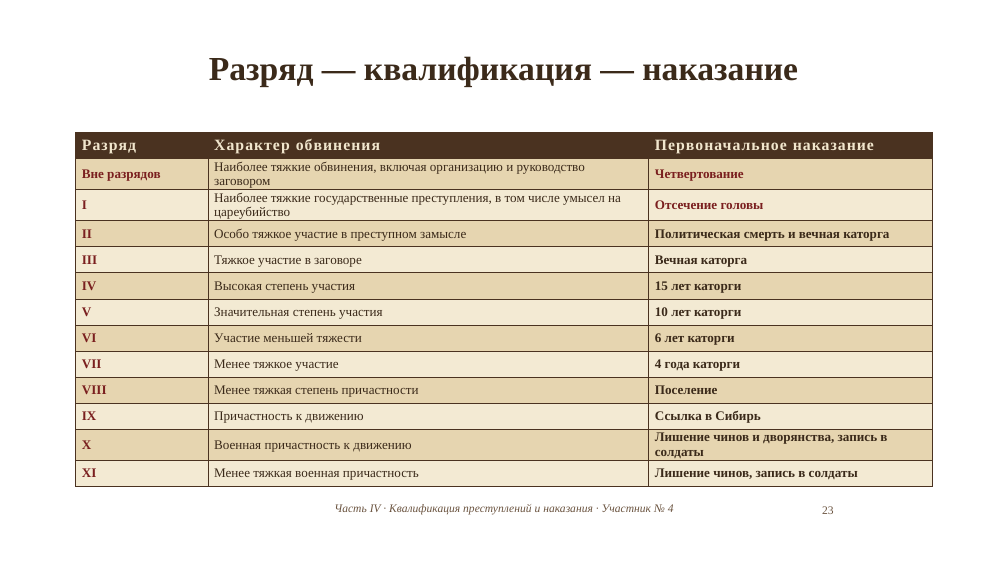
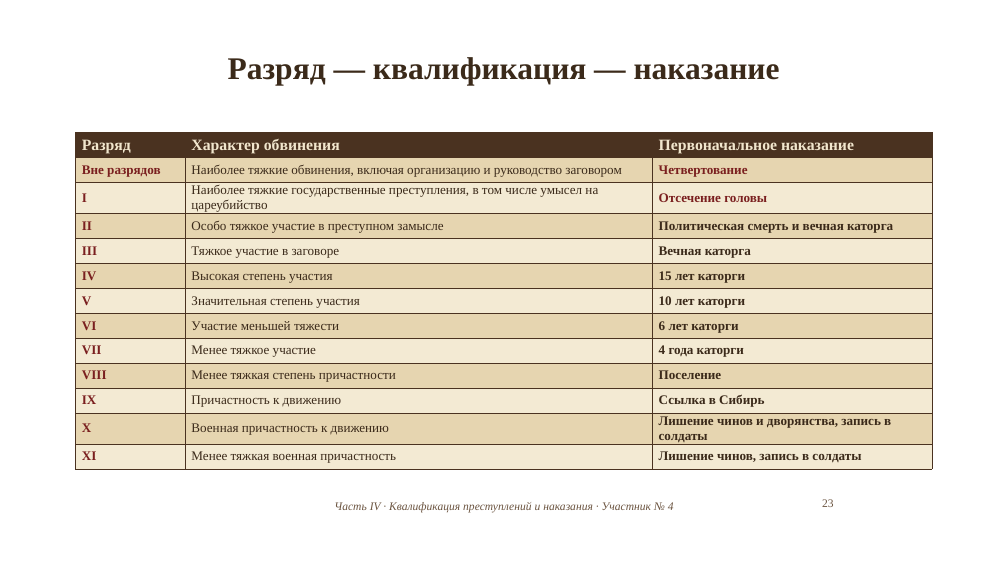
Before and after one commit to matvejkozubenko24-jpg/Project, a slide deck: slide 23 of 6_Презентация_XVIII_век.pptx. Drawn at 1008x567 pixels with LibreOffice and Linux fonts; fonts in the diff are those of the drawing; background and template pictures are left out. Boxes give left, top, right and bottom in pixels: in the first picture for what was removed or moved away, otherwise in the second. Text is boxed around its words. In the diff, an @@ line names an element or a change of style, - is before the commit and + after.

```diff
--- a/6_Презентация_XVIII_век.pptx
+++ b/6_Презентация_XVIII_век.pptx
@@ title "Разряд — квалификация — наказание" at [228,57,780,85]: size 32 to 30 pt @@
@@ table at [76,132,932,467] @@
@@ letter spacing 1 to 0 pt in "Разряд", "Характер обвинения", "Первоначальное наказание" @@
@@ page number: place and size @@
-page number at [822,506,834,514]
+page number at [822,499,834,507]
```
Also in this commit, not shown: 26 other slides changed.
